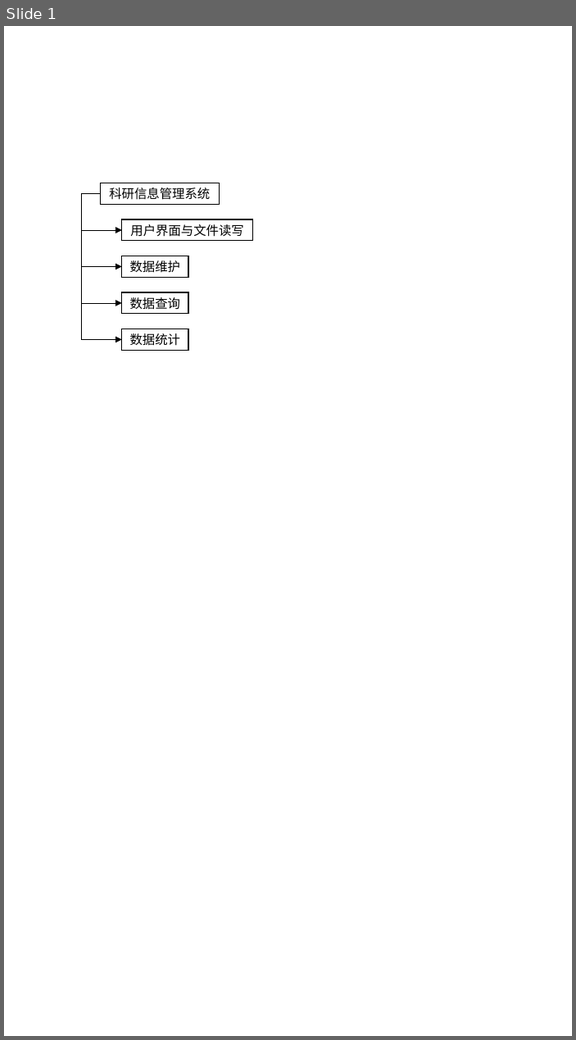
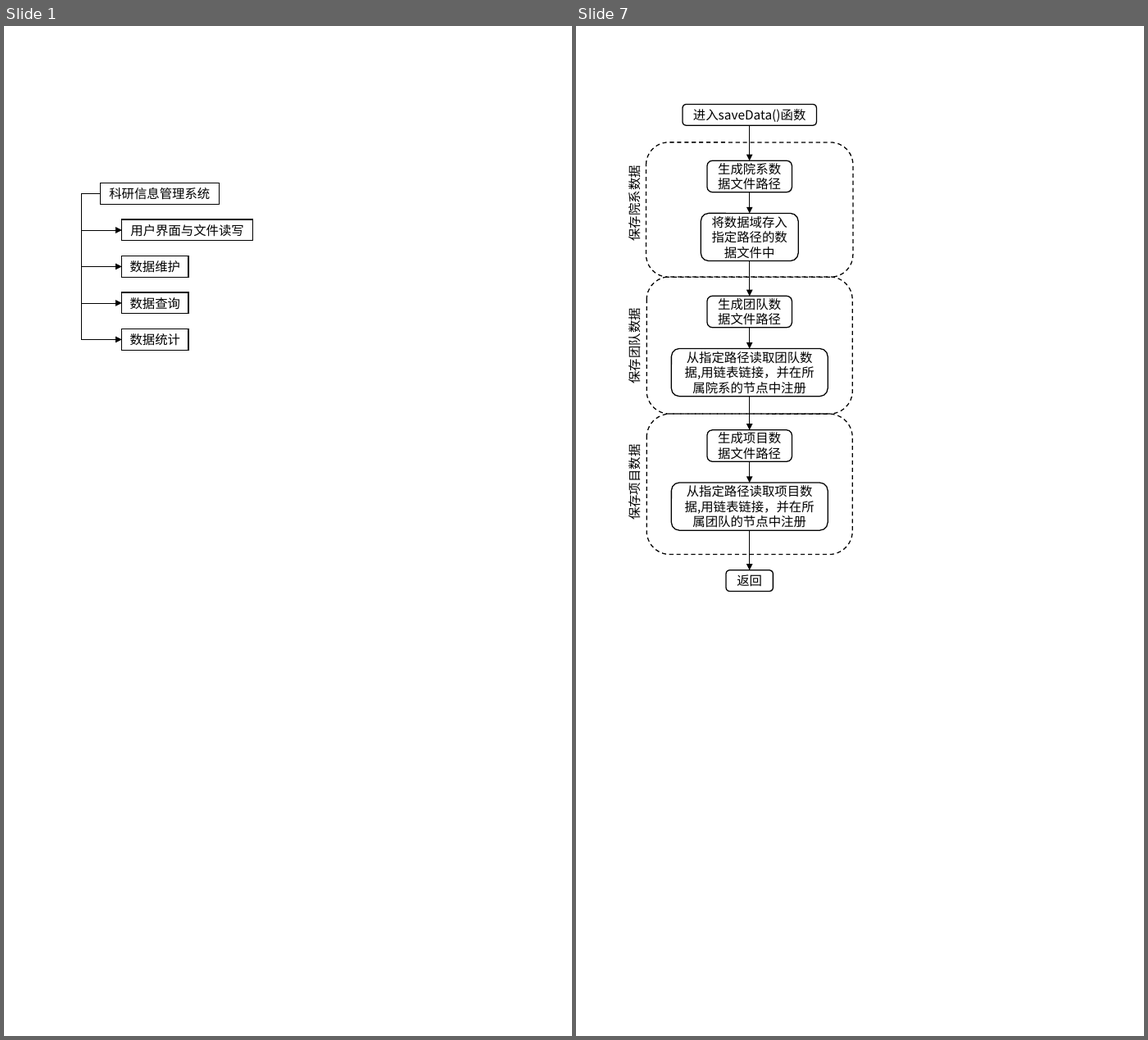
Before and after one commit to smdsbz/curriculum-design-1, a slide deck: Experiment_Report/drafts.pptx. Shown side by side, each under a label of ours: slide 1 before the commit, slides 1 and 7 after it; the slides between them are not shown. The pictures are 576x1040 and 1148x1040 pixels, drawn with LibreOffice and Linux fonts; fonts in the diff are those of the drawing. Boxes give left, top, right and bottom in pixels: in the first picture for what was removed or moved away, otherwise in the second. Text is boxed around its words. In the diff, an @@ line names an element or a change of style, - is before the commit and + after.

```diff
--- a/Experiment_Report/drafts.pptx
+++ b/Experiment_Report/drafts.pptx
@@ slide 7 added at (576,26,1144,1036), background #FFFFFF @@
@@ group added at (625,104,853,591): 11 rounded rectangles, 7 arrows, 3 texts @@
+进入saveData()函数
+将数据域存入指定路径的数据文件中
+生成院系数据文件路径
+返回
+生成团队数据文件路径
+从指定路径读取团队数据,用链表链接，并在所属院系的节点中注册
+生成项目数据文件路径
+从指定路径读取项目数据,用链表链接，并在所属团队的节点中注册
+保存院系数据
+保存团队数据
+保存项目数据
```
Also in this commit, not shown: 1 slide changed, 6 other slides added, 4 other files.
